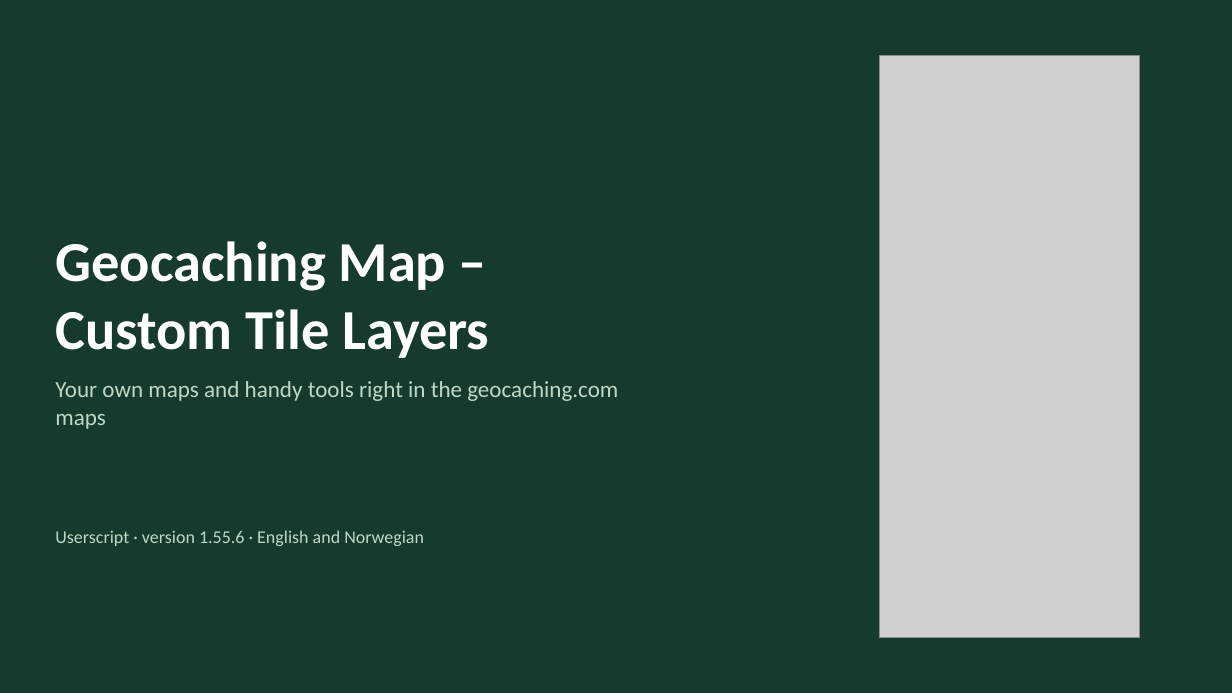
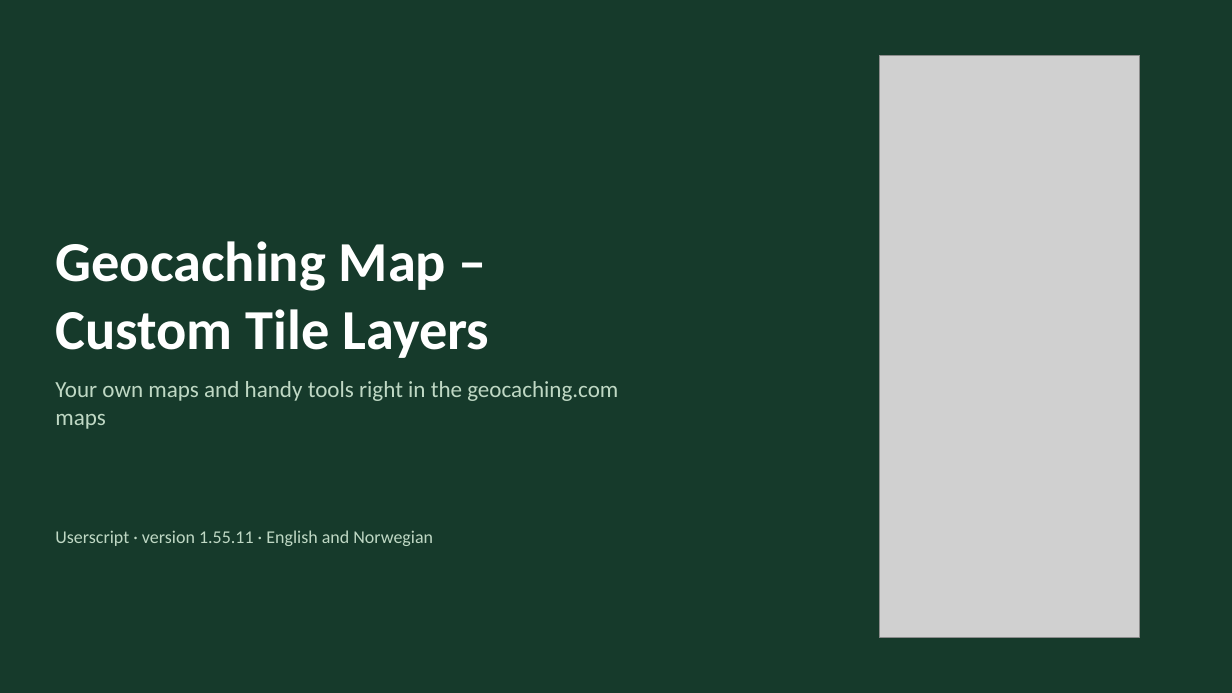
Before and after one commit to knutos/custom-tiles, a slide deck: slide 1 of docs/Geocaching-Map-Custom-Tile-Layers-Presentation.pptx. Drawn at 1232x693 pixels with LibreOffice and Linux fonts; fonts in the diff are those of the drawing; grey boxes stand for pictures. Boxes give left, top, right and bottom in pixels: in the first picture for what was removed or moved away, otherwise in the second. Text is boxed around its words. In the diff, an @@ line names an element or a change of style, - is before the commit and + after.

```diff
--- a/docs/Geocaching-Map-Custom-Tile-Layers-Presentation.pptx
+++ b/docs/Geocaching-Map-Custom-Tile-Layers-Presentation.pptx
@@ text at (55,530,433,546): text changed @@
-Userscript · version 1.55.6 · English and Norwegian
+Userscript · version 1.55.11 · English and Norwegian
```
Also in this commit, not shown: 16 other slides changed, 9 other files.
